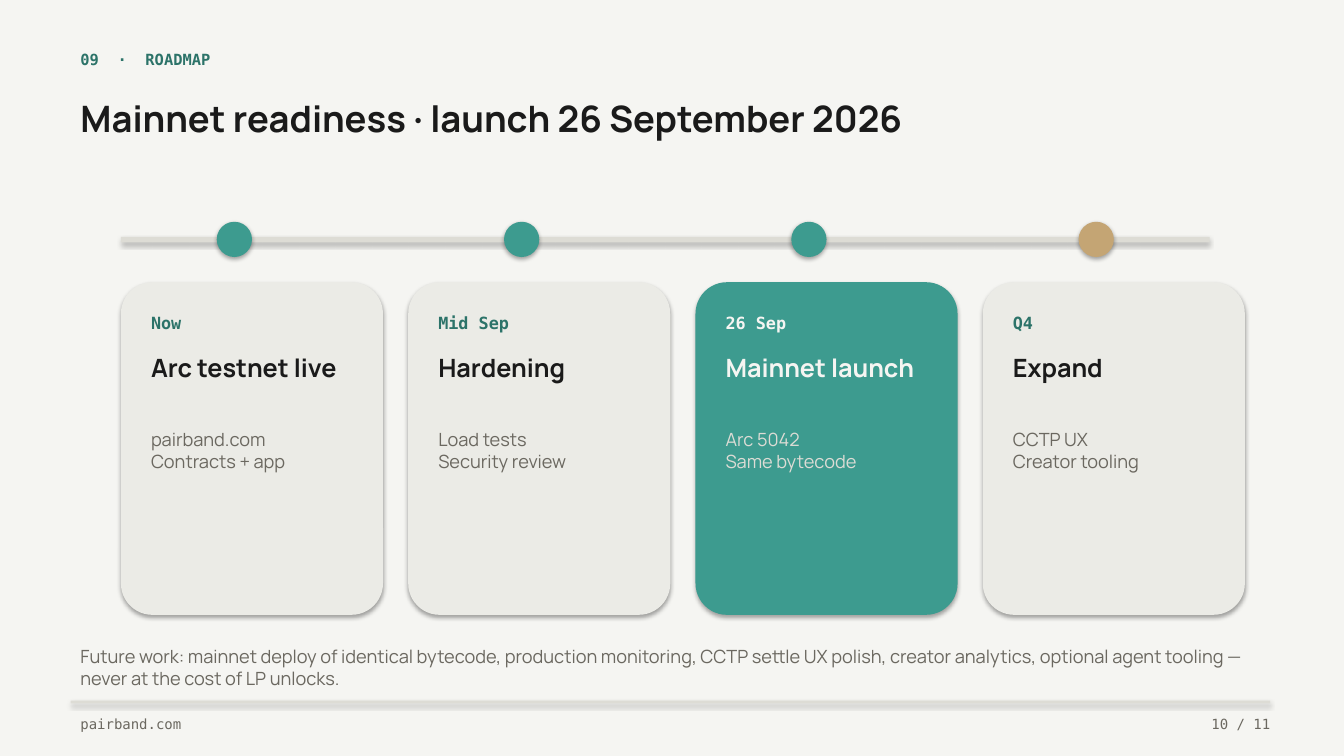
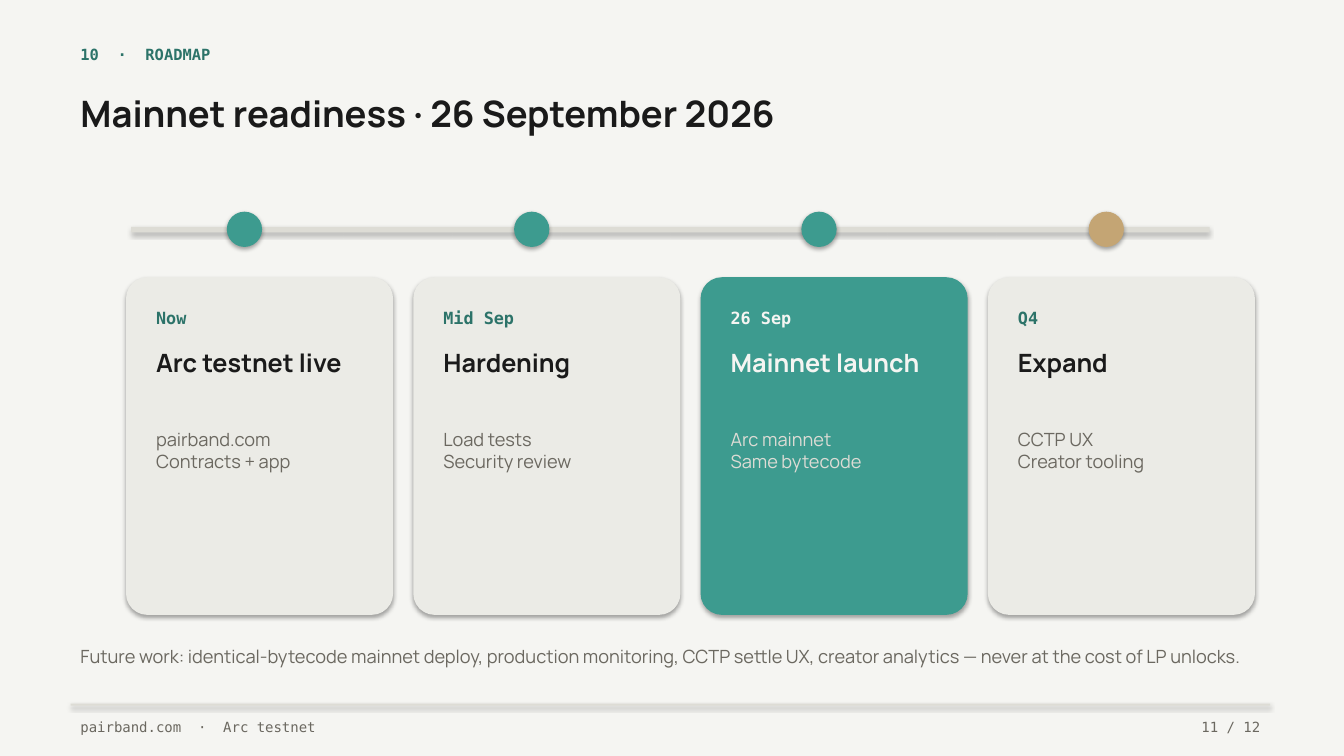
Before and after one commit to kunaldrall29/pairband-reimagine, a slide deck: slide 11 of docs/pitch/Pairband-Pitch-Deck.pptx (slide 10 before the commit). Drawn at 1344x756 pixels with LibreOffice and Linux fonts; fonts in the diff are those of the drawing. Boxes give left, top, right and bottom in pixels: in the first picture for what was removed or moved away, otherwise in the second. Text is boxed around its words. In the diff, an @@ line names an element or a change of style, - is before the commit and + after.

```diff
--- a/docs/pitch/Pairband-Pitch-Deck.pptx
+++ b/docs/pitch/Pairband-Pitch-Deck.pptx
@@ text at [80,48,210,60]: text changed @@
-09 · ROADMAP
+10 · ROADMAP
@@ text at [80,100,775,136]: text changed @@
-Mainnet readiness · launch 26 September 2026
+Mainnet readiness · 26 September 2026
@@ rectangle: place and size @@
-rectangle at [121,237,1210,243]
+rectangle at [131,227,1210,233]
@@ 4 ellipses: place and size @@
-4 ellipses at [217,222,1114,257]
+4 ellipses at [227,212,1124,247]
@@ rounded rectangle: place and size @@
-rounded rectangle at [121,282,383,615]
+rounded rectangle at [126,277,393,615]
@@ rounded rectangle: place and size @@
-rounded rectangle at [408,282,670,615]
+rounded rectangle at [413,277,681,615]
@@ rounded rectangle: place and size @@
-rounded rectangle at [696,282,958,615]
+rounded rectangle at [701,277,968,615]
@@ proportions changed in 4 elements at [126,277,393,615], [413,277,681,615], [701,277,968,615], [988,277,1255,615] @@
@@ rounded rectangle: place and size @@
-rounded rectangle at [983,282,1245,615]
+rounded rectangle at [988,277,1255,615]
@@ less space between paragraphs in 11 elements at [156,433,291,473], [443,433,571,472], [1018,432,1144,473], [156,353,342,373], [443,353,570,379], [731,353,919,373], [1018,354,1108,378], [156,311,186,324], [443,311,514,328], [731,311,791,328], [1018,311,1038,326] @@
@@ text at [731,433,861,473]: text changed @@
-Arc 5042
-Same bytecode
+Arc mainnet
+Same bytecode
@@ text at [80,649,1240,668]: text changed @@
-Future work: mainnet deploy of identical bytecode, production monitoring, CCTP settle UX polish, creator analytics, optional agent tooling — never at the cost of LP unlocks.
+Future work: identical-bytecode mainnet deploy, production monitoring, CCTP settle UX, creator analytics — never at the cost of LP unlocks.
@@ text at [80,721,316,735]: text changed @@
-pairband.com
+pairband.com · Arc testnet
@@ text at [1201,721,1260,732]: text changed @@
-10 / 11
+11 / 12
```
Also in this commit, not shown: 9 other slides changed, 2 slides added, 1 slide removed, 1 other file.
